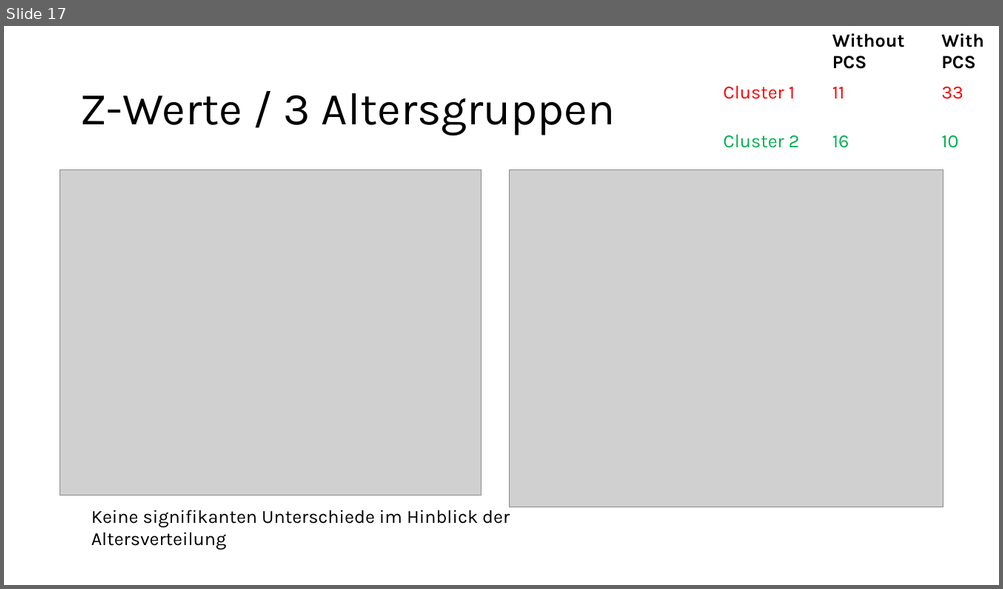
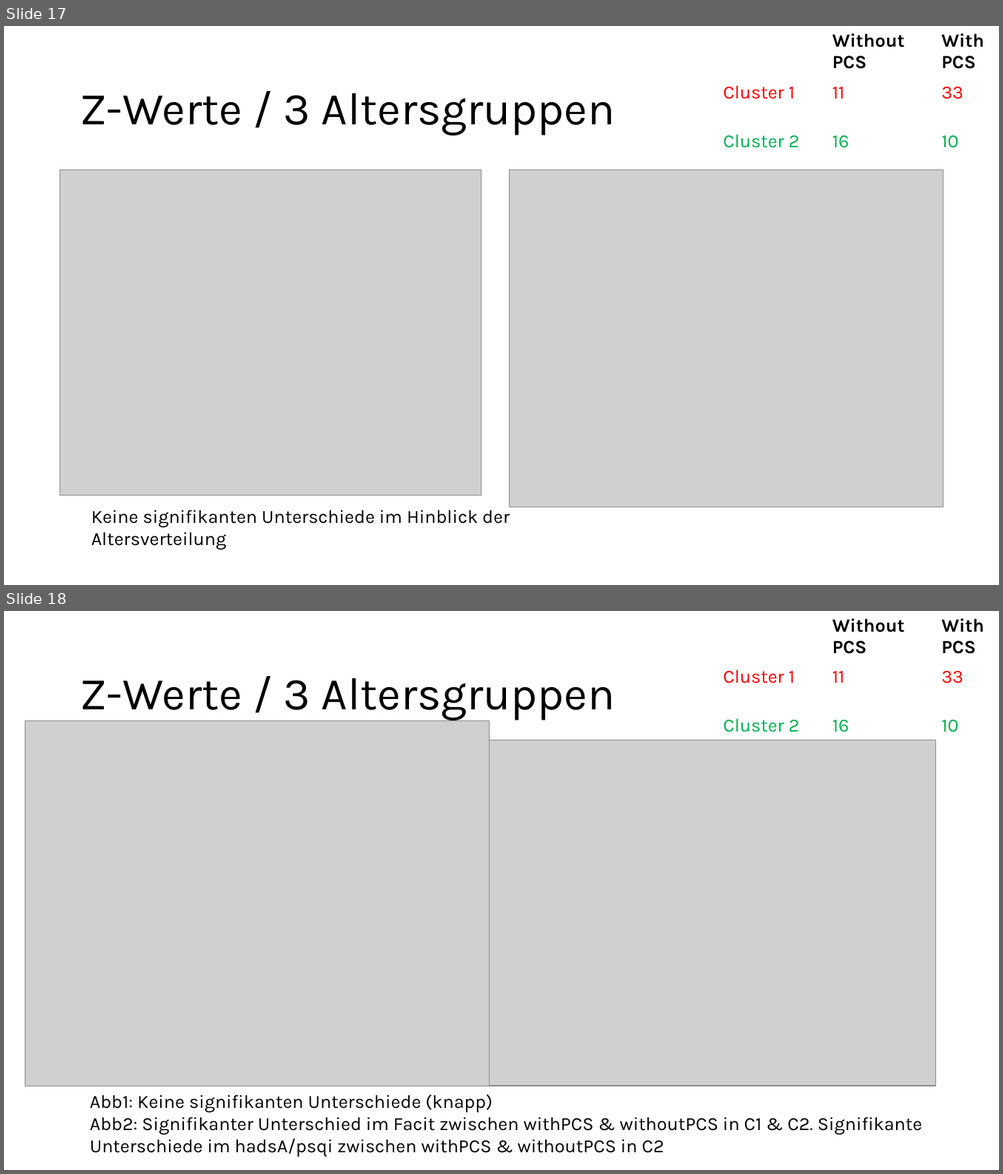
Before and after one commit to JankaMarlene/masters_thesis, a slide deck: presentations/EPOC1804.pptx. Shown one above the other, each under a label of ours: slide 17 before the commit, slides 17 and 18 after it. The pictures are 1003x589 and 1003x1174 pixels, drawn with LibreOffice and Linux fonts; fonts in the diff are those of the drawing; grey boxes stand for pictures. Boxes give left, top, right and bottom in pixels: in the first picture for what was removed or moved away, otherwise in the second. Text is boxed around its words. In the diff, an @@ line names an element or a change of style, - is before the commit and + after.

```diff
--- a/presentations/EPOC1804.pptx
+++ b/presentations/EPOC1804.pptx
@@ slide 18 added at (x1=4, y1=611, x2=999, y2=1170), background #FFFFFF @@
@@ table added at (x1=716, y1=611, x2=999, y2=760), 3 rows, 3 columns @@
+ | Without PCS | With PCS
+Cluster 1 | 11 | 33
+Cluster 2 | 16 | 10
@@ title added at (x1=79, y1=678, x2=615, y2=721), 44 pt, text #000000 @@
+Z-Werte / 3 Altersgruppen
@@ picture added at (x1=25, y1=721, x2=489, y2=1086) @@
@@ picture added at (x1=489, y1=740, x2=935, y2=1086) @@
@@ text added at (x1=90, y1=1095, x2=922, y2=1157), 18 pt, text #000000 @@
+Abb1: Keine signifikanten Unterschiede (knapp)
+Abb2: Signifikanter Unterschied im Facit zwischen withPCS & withoutPCS in C1 & C2. Signifikante Unterschiede im hadsA/psqi zwischen withPCS & withoutPCS in C2
```
Also in this commit, not shown: 4 slides changed.
